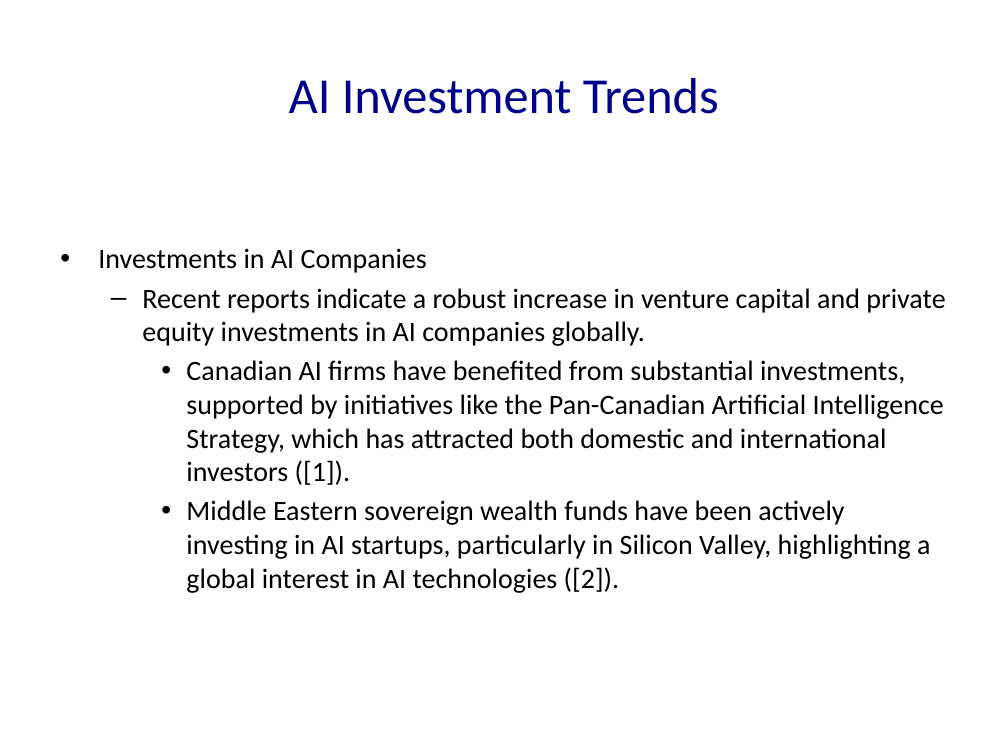
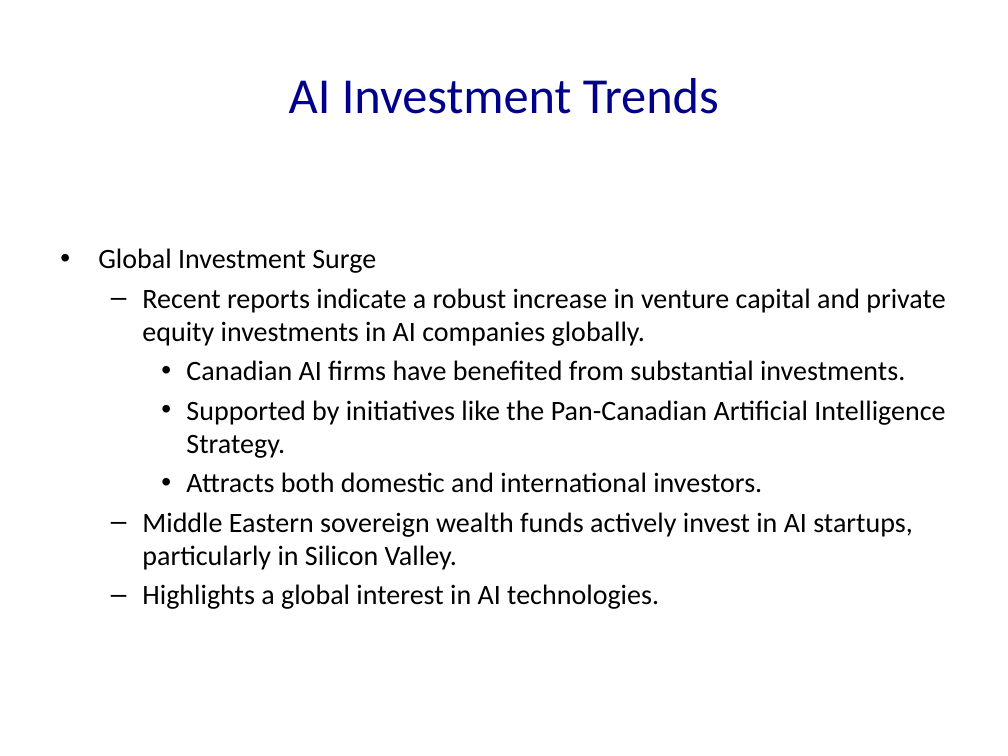
Before and after one commit to Frank-Gu-81/slides_autogeneration, a slide deck: slide 67 of Neuron_Solutions_Presentation.pptx (slide 50 before the commit). Drawn at 1008x756 pixels with LibreOffice and Linux fonts; fonts in the diff are those of the drawing. Boxes give left, top, right and bottom in pixels: in the first picture for what was removed or moved away, otherwise in the second. Text is boxed around its words. In the diff, an @@ line names an element or a change of style, - is before the commit and + after.

```diff
--- a/Neuron_Solutions_Presentation.pptx
+++ b/Neuron_Solutions_Presentation.pptx
@@ text at (x1=98, y1=248, x2=376, y2=273): text changed @@
-• Investments in AI Companies
+• Global Investment Surge
@@ text at (x1=142, y1=360, x2=945, y2=609): text changed @@
-    • Canadian AI firms have benefited from substantial investments, supported by initiatives like the Pan-Canadian Artificial Intelligence Strategy, which has attracted both domestic and international investors ([1]).
-    • Middle Eastern sovereign wealth funds have been actively investing in AI startups, particularly in Silicon Valley, highlighting a global interest in AI technologies ([2]).
+    • Canadian AI firms have benefited from substantial investments.
+    • Supported by initiatives like the Pan-Canadian Artificial Intelligence Strategy.
+    • Attracts both domestic and international investors.
+  – Middle Eastern sovereign wealth funds actively invest in AI startups, particularly in Silicon Valley.
+  – Highlights a global interest in AI technologies.
```
Also in this commit, not shown: 50 other slides changed, 22 slides added, 4 slides removed, 9 other files.
